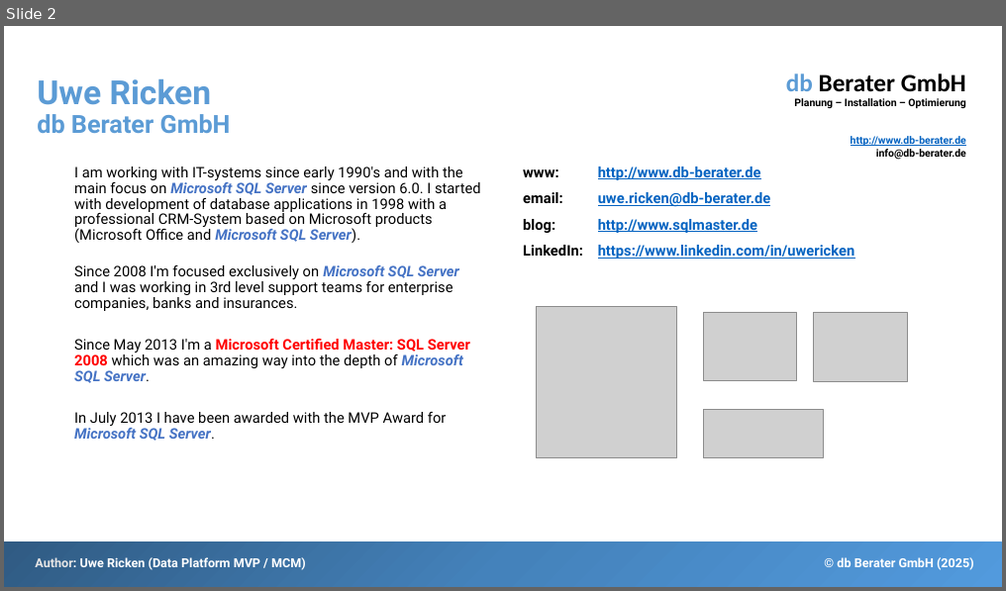
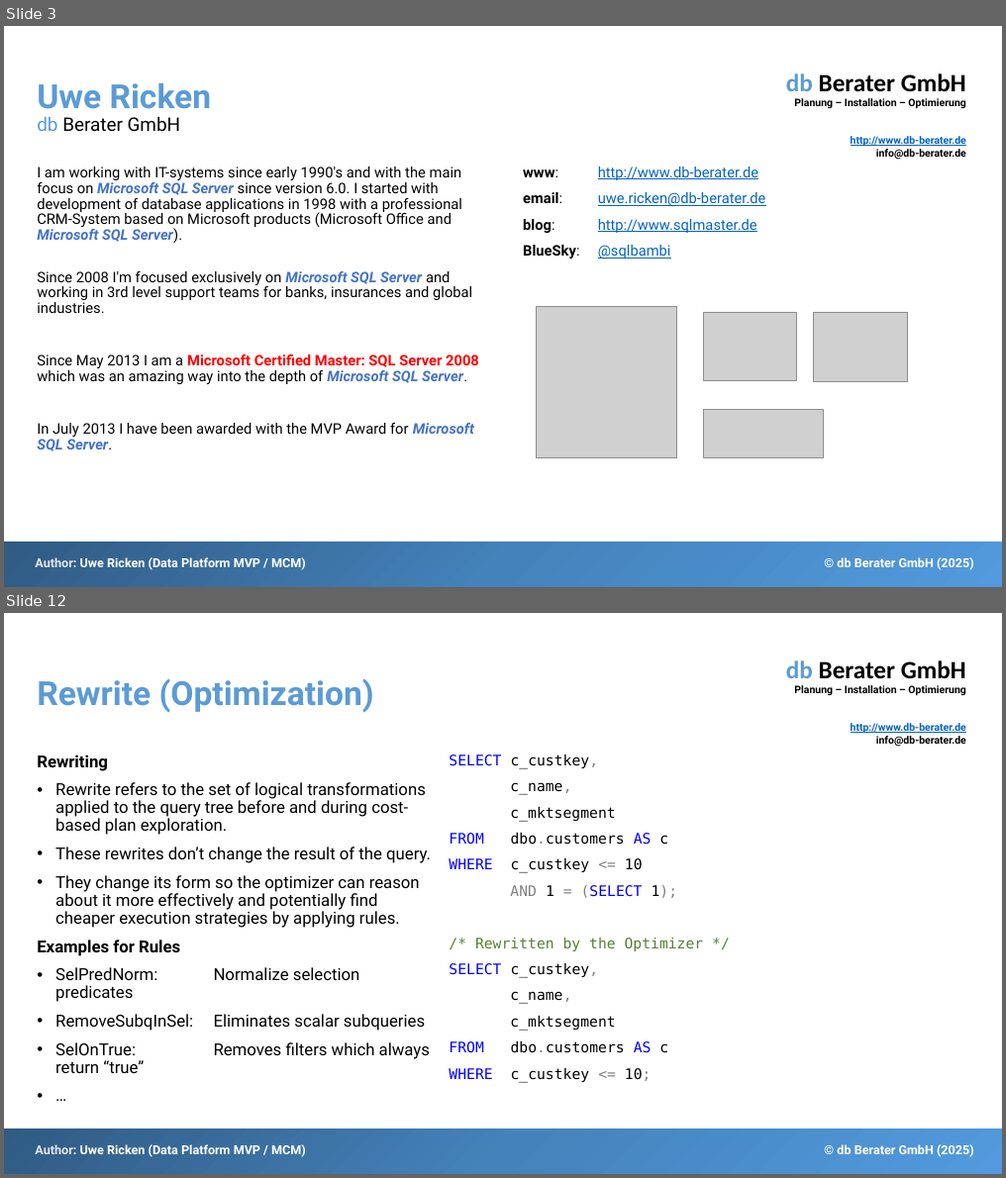
Before and after one commit to db-berater/Debunk-Myths-about-CTE, a slide deck: 01 - Documents and Preparation/Debunk Myths About CTE.pptx. Shown one above the other, each under a label of ours: slide 2 before the commit, slides 3 and 12 after it; the slides between them are not shown. The pictures are 1006x591 and 1006x1178 pixels, drawn with LibreOffice and Linux fonts; fonts in the diff are those of the drawing; grey boxes stand for pictures. Boxes give left, top, right and bottom in pixels: in the first picture for what was removed or moved away, otherwise in the second. Text is boxed around its words. In the diff, an @@ line names an element or a change of style, - is before the commit and + after.

```diff
--- a/01 - Documents and Preparation/Debunk Myths About CTE.pptx
+++ b/01 - Documents and Preparation/Debunk Myths About CTE.pptx
@@ slide 12 added at bbox=[4, 613, 1002, 1174], background #FFFFFF; not listed: 4 template elements that a slide beside it also shows @@
@@ title added at bbox=[37, 678, 374, 712], 32 pt, text #5B9BD5, bold @@
+Rewrite (Optimization)
@@ text added at bbox=[37, 755, 431, 1059], 16 pt, text #000000 @@
+Rewriting
+• Rewrite refers to the set of logical transformations applied to the query tree before and during cost-based plan exploration.
+• These rewrites don’t change the result of the query.
+• They change its form so the optimizer can reason about it more effectively and potentially find cheaper execution strategies by applying rules.
+Examples for Rules
+• SelPredNorm: Normalize selection predicates
+• RemoveSubqInSel: Eliminates scalar subqueries
+• SelOnTrue: Removes filters which always return “true”
+• …
@@ text added at bbox=[449, 755, 704, 1082], 14 pt, text #000000 @@
+SELECT c_custkey,
+c_name,
+c_mktsegment
+FROM dbo.customers AS c
+WHERE c_custkey <= 10
+AND 1 = (SELECT 1);
+/* Rewritten by the Optimizer */
+SELECT c_custkey,
+c_name,
+c_mktsegment
+FROM dbo.customers AS c
+WHERE c_custkey <= 10;
@@ what was slide 2 is now slide 3 @@
@@ slide 3 changed as well @@
@@ title "Uwe Ricken db Berater GmbH" at bbox=[37, 83, 211, 132]: size 24 to 18 pt, bold off in "db Berater GmbH"; text colour #5B9BD5 to #000000 in "Berater GmbH" @@
@@ text at bbox=[37, 167, 474, 452]: list level 2 to 1 in "I am working with IT-systems ..."; list level 2 to 1 in "In July 2013 I have ..." @@
@@ text at bbox=[523, 167, 766, 233]: bold off in "www: http://www.db-berater.de", "email: uwe.ricken@db-berater.de", "blog: http://www.sqlmaster.de" @@
@@ text at bbox=[523, 245, 671, 260]: text changed; bold off @@
-LinkedIn: https://www.linkedin.com/in/uwericken
+BlueSky: @sqlbambi
@@ text at bbox=[37, 272, 479, 384]: text changed @@
-  Since 2008 I'm focused exclusively on Microsoft SQL Server and I was working in 3rd level support teams for enterprise companies, banks and insurances.
-  Since May 2013 I'm a Microsoft Certified Master: SQL Server 2008 which was an amazing way into the depth of Microsoft SQL Server.
+Since 2008 I'm focused exclusively on Microsoft SQL Server and working in 3rd level support teams for banks, insurances and global industries.
+Since May 2013 I am a Microsoft Certified Master: SQL Server 2008 which was an amazing way into the depth of Microsoft SQL Server.
```
Also in this commit, not shown: 1 other slide changed, 22 other slides added, 16 other files.
